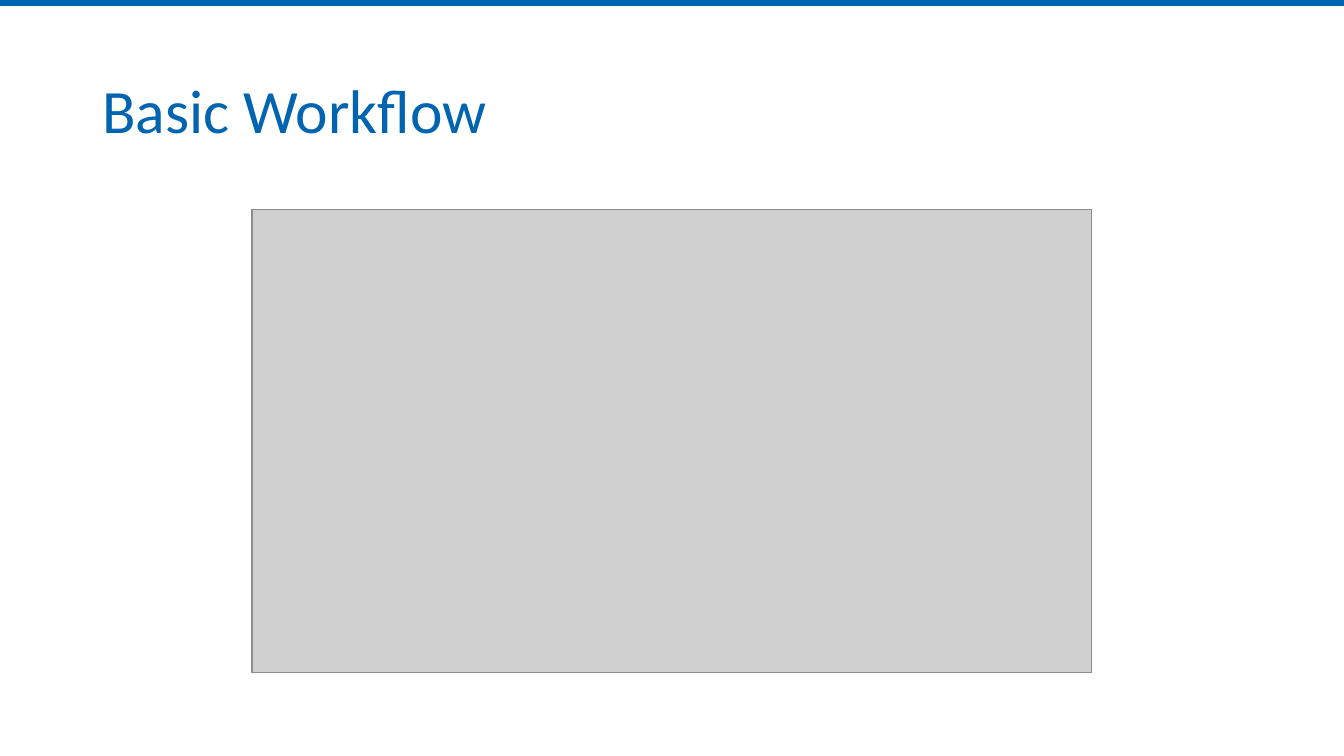
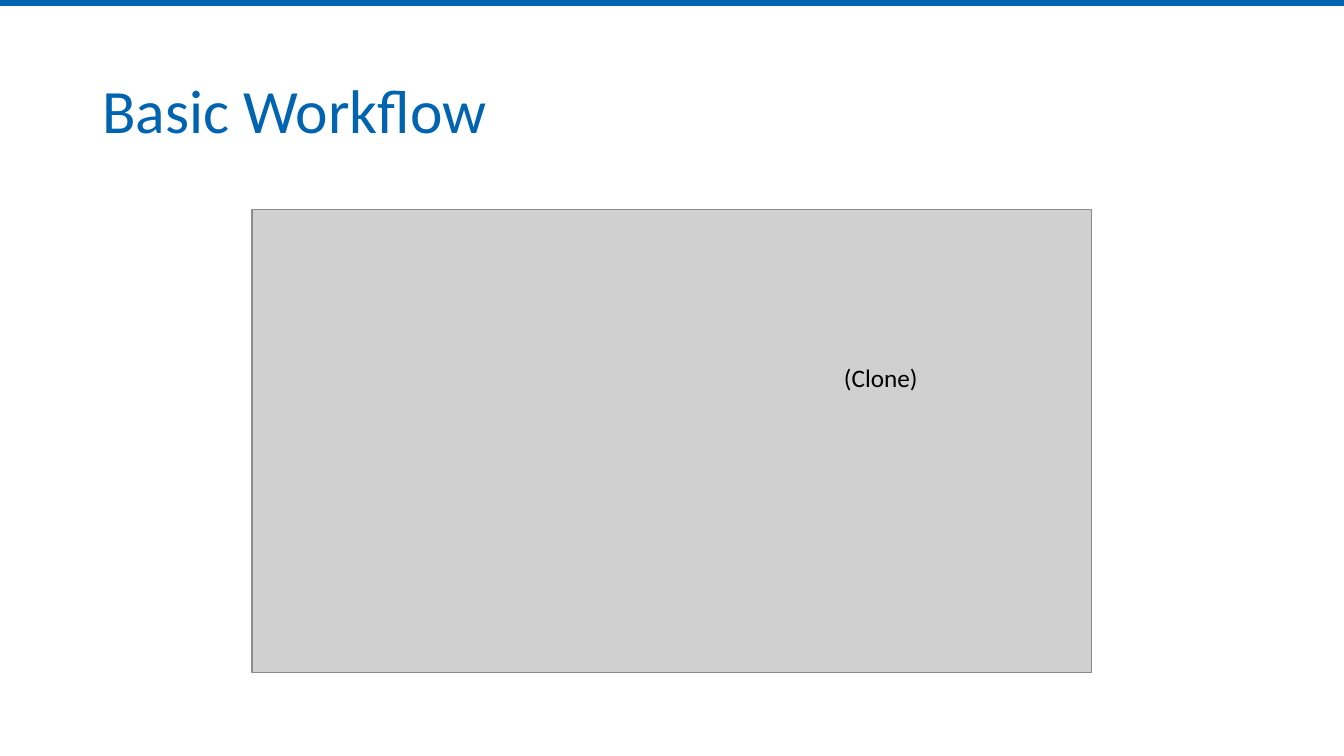
Before and after one commit to jmreynolds/Git-For-Normal-Developers, a slide deck: slide 13 of Slides/Git for the Normal Developer.pptx (slide 12 before the commit). Drawn at 1344x756 pixels with LibreOffice and Linux fonts; fonts in the diff are those of the drawing; grey boxes stand for pictures. Boxes give left, top, right and bottom in pixels: in the first picture for what was removed or moved away, otherwise in the second. Text is boxed around its words. In the diff, an @@ line names an element or a change of style, - is before the commit and + after.

```diff
--- a/Slides/Git for the Normal Developer.pptx
+++ b/Slides/Git for the Normal Developer.pptx
@@ text added at (x1=844, y1=369, x2=917, y2=390), 18 pt, text #000000 @@
+(Clone)
```
Also in this commit, not shown: 5 other slides changed, 1 slide added.
